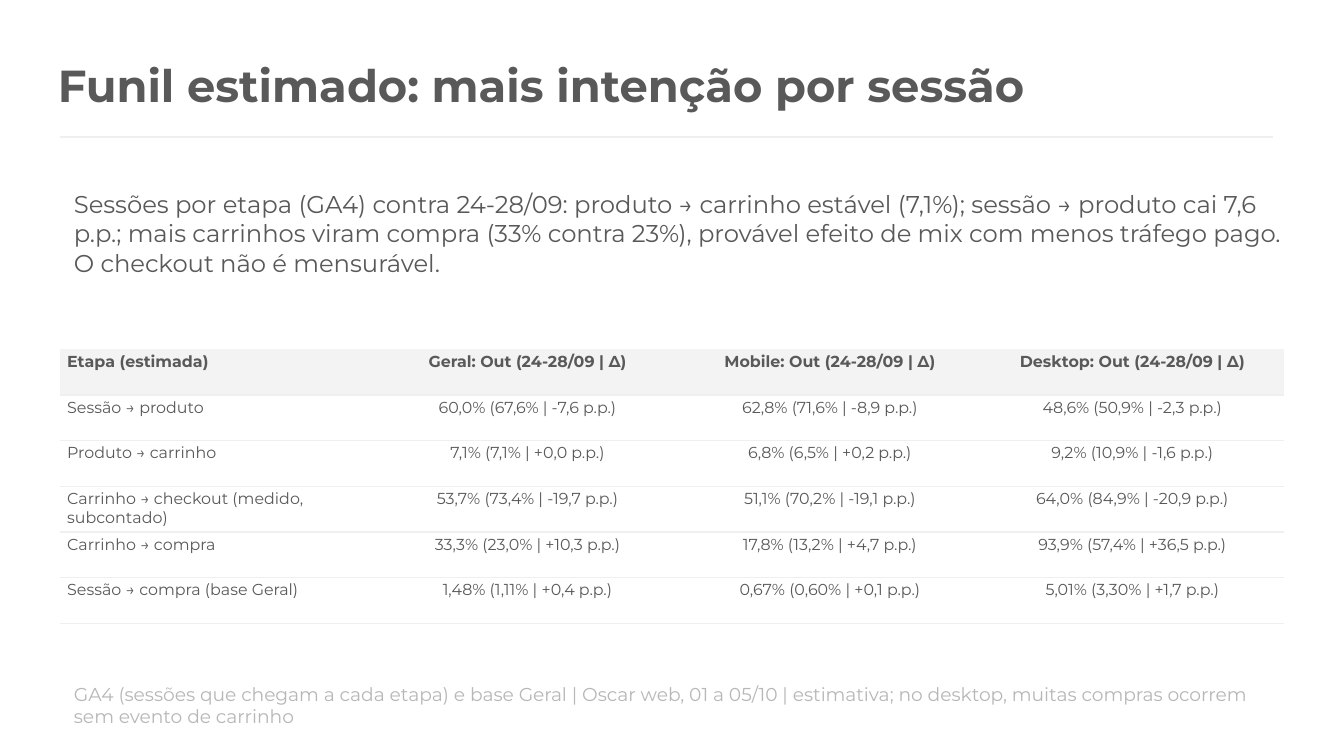
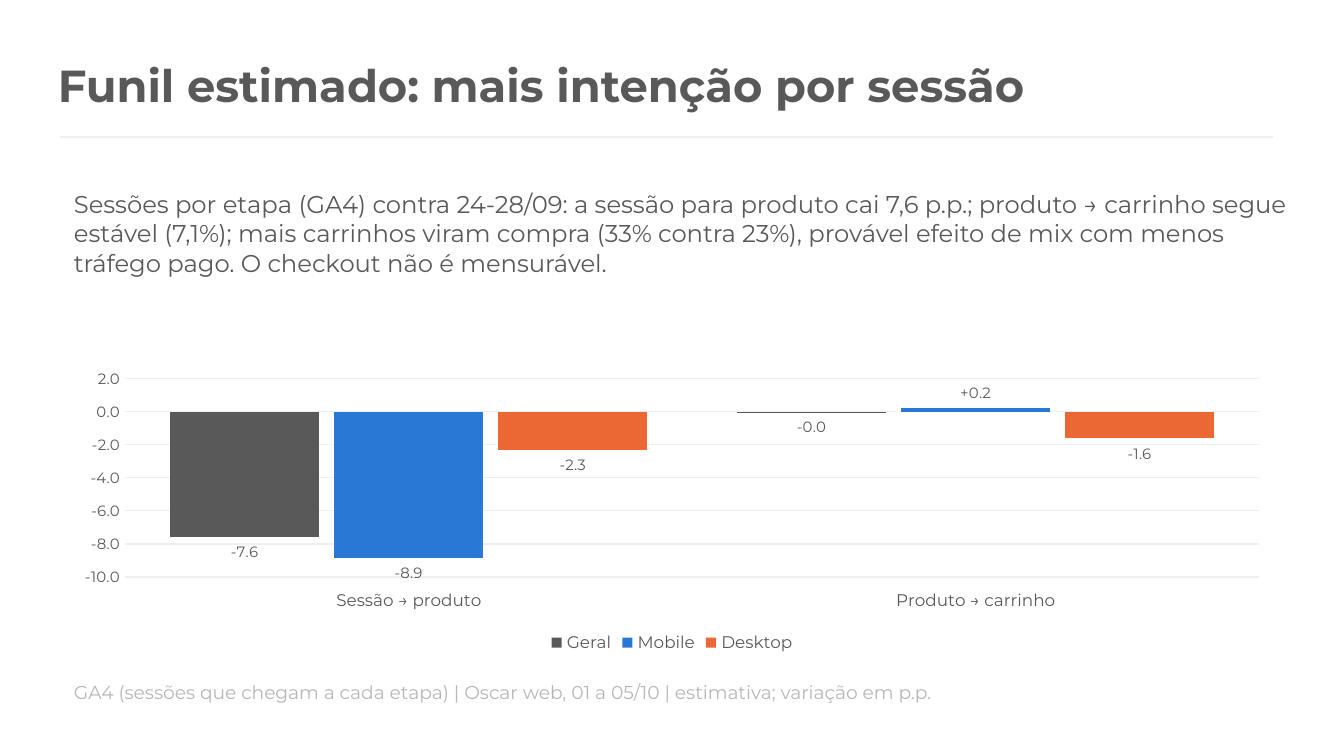
Before and after one commit to marianapereira-ctrl/repo, a slide deck: slide 16 of analise/Growth_Set_Out_2026_por_bandeira.pptx. Drawn at 1344x756 pixels with LibreOffice and Linux fonts; fonts in the diff are those of the drawing. Boxes give left, top, right and bottom in pixels: in the first picture for what was removed or moved away, otherwise in the second. Text is boxed around its words. In the diff, an @@ line names an element or a change of style, - is before the commit and + after.

```diff
--- a/analise/Growth_Set_Out_2026_por_bandeira.pptx
+++ b/analise/Growth_Set_Out_2026_por_bandeira.pptx
@@ text at [74,192,1286,277]: text changed @@
-Sessões por etapa (GA4) contra 24-28/09: produto → carrinho estável (7,1%); sessão → produto cai 7,6 p.p.; mais carrinhos viram compra (33% contra 23%), provável efeito de mix com menos tráfego pago. O checkout não é mensurável.
+Sessões por etapa (GA4) contra 24-28/09: a sessão para produto cai 7,6 p.p.; produto → carrinho segue estável (7,1%); mais carrinhos viram compra (33% contra 23%), provável efeito de mix com menos tráfego pago. O checkout não é mensurável.
@@ table removed at [60,349,1284,624], 6 rows, 4 columns @@
-Etapa (estimada) | Geral: Out (24-28/09 | Δ) | Mobile: Out (24-28/09 | Δ) | Desktop: Out (24-28/09 | Δ)
-Sessão → produto | 60,0% (67,6% | -7,6 p.p.) | 62,8% (71,6% | -8,9 p.p.) | 48,6% (50,9% | -2,3 p.p.)
-Produto → carrinho | 7,1% (7,1% | +0,0 p.p.) | 6,8% (6,5% | +0,2 p.p.) | 9,2% (10,9% | -1,6 p.p.)
-Carrinho → checkout (medido, subcontado) | 53,7% (73,4% | -19,7 p.p.) | 51,1% (70,2% | -19,1 p.p.) | 64,0% (84,9% | -20,9 p.p.)
-Carrinho → compra | 33,3% (23,0% | +10,3 p.p.) | 17,8% (13,2% | +4,7 p.p.) | 93,9% (57,4% | +36,5 p.p.)
-Sessão → compra (base Geral) | 1,48% (1,11% | +0,4 p.p.) | 0,67% (0,60% | +0,1 p.p.) | 5,01% (3,30% | +1,7 p.p.)
@@ column chart added at [60,363,1284,659] @@
+categories: Sessão → produto, Produto → carrinho
+Geral: -7.6, 0
+Mobile: -8.9, 0.2
+Desktop: -2.3, -1.6
@@ text at [74,684,932,703]: text changed @@
-GA4 (sessões que chegam a cada etapa) e base Geral | Oscar web, 01 a 05/10 | estimativa; no desktop, muitas compras ocorrem sem evento de carrinho
+GA4 (sessões que chegam a cada etapa) | Oscar web, 01 a 05/10 | estimativa; variação em p.p.
```
Also in this commit, not shown: 34 other slides changed.
